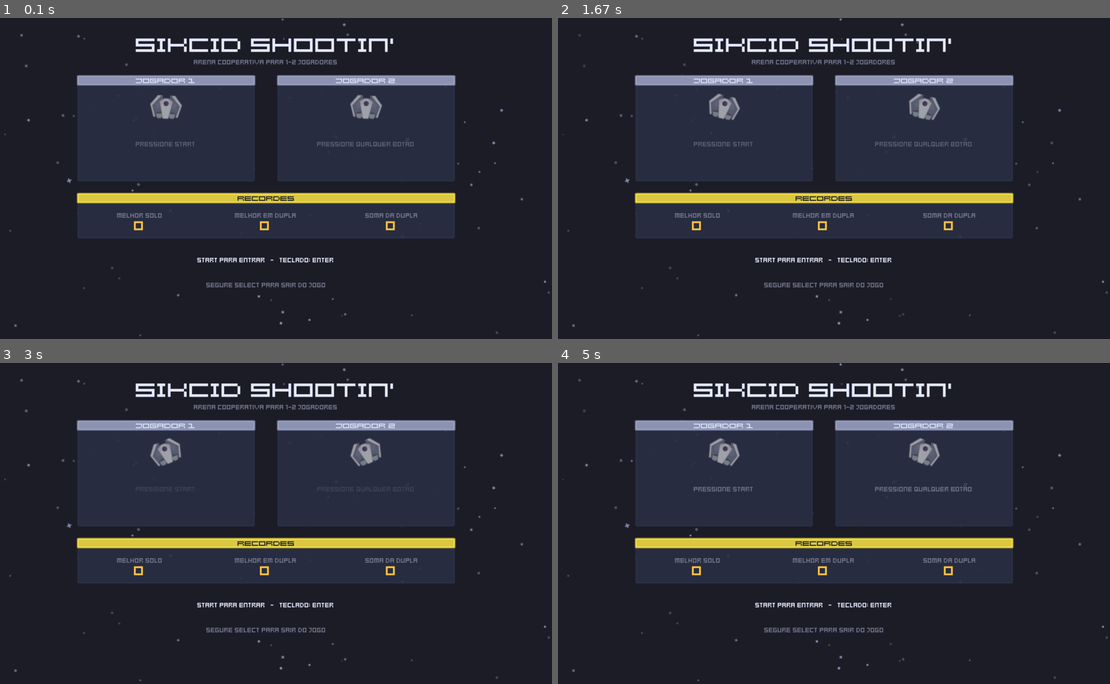
Above: before the commit, frames 1-4 (two rows, left to right).
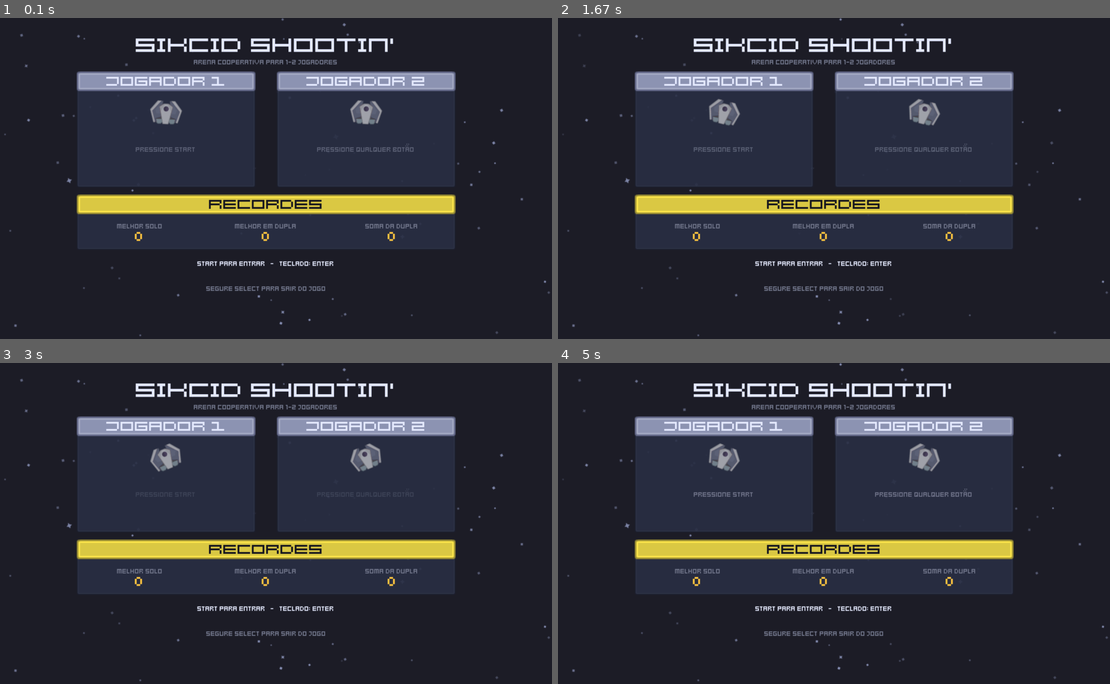
Above: after the commit, the same moments.

Repository: refeals/sikcid-shooting
Game: LÖVE game, started from main.lua
Same seed, same stepped clock (60 frames per second), same inputs: the game is played once before the commit and once after it.
Inputs:
- Up to frame 1 (0.1 s): no input
- Up to frame 2 (1.67 s): hold Right 0.33-0.8 s; hold Right 0.83-1.3 s; hold Left from 1.33 s (still down)
- Up to frame 3 (3 s): release Left at 1.87 s; hold Left 1.9-2.37 s; hold Right from 2.4 s (still down)
- Up to frame 4 (5 s): release Right at 3.03 s; hold Left 3.07-3.53 s; hold Right 3.57-4.03 s; hold Right 4.07-4.53 s; hold Left from 4.57 s (still down)

The runs differ from the first frame. In frame 1, 11% of the frame differs, in the area x 13-83%, y 16-85%; in frame 2, 11%; in frame 3, 11%; in frame 4, 12%.

Commit message:
feat: clearer score digits, taller tabs, engine flame

Diff:
--- a/src/assets.lua
+++ b/src/assets.lua
@@ -108,10 +108,29 @@
   return sheets
 end
 
-local function extractSprite(sheet, rect)
+-- Turns a sprite into greyscale, normalized so its brightest opaque texel is
+-- white. Tinting a colored sprite multiplies colors (an orange flame tinted
+-- blue comes out green); a white-based one takes the tint exactly.
+local function toGrey(data)
+  local maxLum = 0
+  data:mapPixel(function(_, _, r, g, b, a)
+    local lum = 0.299 * r + 0.587 * g + 0.114 * b
+    if a > 0 and lum > maxLum then maxLum = lum end
+    return lum, lum, lum, a
+  end)
+  if maxLum <= 0 then return end
+  local k = 1 / maxLum
+  data:mapPixel(function(_, _, r, _, _, a)
+    local v = math.min(1, r * k)
+    return v, v, v, a
+  end)
+end
+
+local function extractSprite(sheet, rect, grey)
   local x, y, w, h = rect[1], rect[2], rect[3], rect[4]
   local d = love.image.newImageData(w + PAD * 2, h + PAD * 2)
   d:paste(sheet.data, PAD, PAD, x, y, w, h)
+  if grey then toGrey(d) end
   alphaBleed(d)
   return newSmoothImage(d, true), w, h
 end
@@ -122,7 +141,7 @@
     local sheet = sheets[sheetId]
     local rect = sheet and sheet.rects[name]
     if rect then
-      local img, w, h = extractSprite(sheet, rect)
+      local img, w, h = extractSprite(sheet, rect, def.grey)
       Assets.sprites[role] = { image = img, w = w, h = h, rot = def.rot or 0 }
       Assets.loaded = Assets.loaded + 1
     else
--- a/src/config.lua
+++ b/src/config.lua
@@ -109,11 +109,13 @@
 
   -- Role -> "sheet:sprite". Every role is extracted once at boot (nothing is
   -- created during gameplay). `rot` is the sprite's own facing in radians
-  -- (Kenney ships point down = pi/2), subtracted when aiming it.
+  -- (Kenney ships point down = pi/2), subtracted when aiming it. `grey`
+  -- converts the sprite to white-based greyscale so setColor tints it exactly
+  -- (the engine flame takes the player's color).
   sprites = {
     playerShip   = { "ss2:spaceShips_002", rot = math.pi / 2 },
-    engineFlame1 = { "ss2:spaceEffects_001", rot = -math.pi / 2 },
-    engineFlame2 = { "ss2:spaceEffects_002", rot = -math.pi / 2 },
+    engineFlame1 = { "ss2:spaceEffects_001", rot = -math.pi / 2, grey = true },
+    engineFlame2 = { "ss2:spaceEffects_002", rot = -math.pi / 2, grey = true },
     orb          = { "ss2:spaceParts_080" },
     shot         = { "ss2:spaceMissiles_012", rot = -math.pi / 2 },
     missile      = { "ss2:spaceMissiles_003", rot = -math.pi / 2 },
@@ -138,7 +140,8 @@
   -- collision circle for readability, never the other way around.
   size = {
     playerShip = 24,
-    engineFlame = 12,
+    engineFlame = 18,         -- outer flame, tinted with the player color
+    engineCore = 10,          -- white-hot core drawn over it
     orb = 10,
     shot = 8,
     missile = 15,
@@ -164,6 +167,10 @@
   },
   gridAlpha = 0.18,           -- the 40px arena grid, kept faint under the stars
   door = { thick = 18, light = 7 },  -- hatch depth into the arena / light size
+  -- Player engine flame (additive): two frames flickering, stretched longer
+  -- the faster the ship moves (stretchMin at flameMinSpeed, stretchMax at
+  -- full speed).
+  engine = { flickerRate = 20, coreAlpha = 0.9, stretchMin = 0.8, stretchMax = 1.25 },
   enemyTurnRate = 10,     -- how fast enemy sprites ease toward their heading
   tankSpin = 0.8,         -- rad/s: the tank (a station) slowly rotates in place
   enemyShotSpin = 6,      -- rad/s: enemy star shots spin
@@ -178,7 +185,13 @@
     panel = { 0.16, 0.18, 0.25, 0.90 },
     panelLight = { 0.28, 0.30, 0.40, 0.95 },
     neutral = { 0.55, 0.57, 0.66, 1 },   -- tab color for screens owned by no one
-    tabH = 12,
+    -- Window title tab height. Rocket Square 16 caps are 10px, about half the
+    -- tab, the same proportion the old 12px tab had with the 8px font. The
+    -- tab's bevel takes ~4px top and bottom, so accents and cedillas ("Ã",
+    -- "Ç") would sit on it: keep tab titles unaccented.
+    tabH = 22,
+    tabFont = "title",                   -- window title tab font role
+    hudTab = { w = 24, h = 14 },         -- the "P1"/"P2" tab in the 40px HUD strip
   },
 
   -- Kenney pixel fonts sit on an 8px grid: only multiples of 8 keep every
@@ -189,8 +202,10 @@
     big   = { file = "assets/art/Fonts/Kenney Rocket Square.ttf", size = 24 },
     body  = { file = "assets/art/Fonts/Kenney Mini Square.ttf", size = 8 },
     large = { file = "assets/art/Fonts/Kenney Mini Square.ttf", size = 16 },
-    mono  = { file = "assets/art/Fonts/Kenney Mini Square Mono.ttf", size = 8 },
-    monoLarge = { file = "assets/art/Fonts/Kenney Mini Square Mono.ttf", size = 16 },
+    -- Scores and records. Kenney Mini (not the Square cut): its chamfered "0"
+    -- reads as a zero, where the Square fonts draw a plain box. It is not
+    -- monospaced, so it is drawn with UI.digits (fixed cell per character).
+    digits = { file = "assets/art/Fonts/Kenney Mini.ttf", size = 16 },
   },
 
   -- Palette-swap shader (src/shaders.lua): which texels count as "Kenney red"
--- a/src/entities/player.lua
+++ b/src/entities/player.lua
@@ -230,14 +230,25 @@
 
   local fx, fy = math.cos(self.angle), math.sin(self.angle)
 
-  -- Engine flame behind the ship while moving (two frames flickering).
+  -- Engine flame behind the ship while moving (two frames flickering): an
+  -- outer flame in the player's color with a white core over it, both
+  -- additive and longer the faster the ship goes. Each layer is anchored so
+  -- its near end stays at the ship's tail while it stretches.
   local speed2 = self.vx * self.vx + self.vy * self.vy
   if speed2 > P.flameMinSpeed * P.flameMinSpeed then
-    local frame = math.floor(self.engineT * 20) % 2 == 0 and "engineFlame1" or "engineFlame2"
+    local E = Config.ART.engine
+    local frame = math.floor(self.engineT * E.flickerRate) % 2 == 0 and "engineFlame1" or "engineFlame2"
+    local t = math.min(1, (math.sqrt(speed2) - P.flameMinSpeed) / (P.speed - P.flameMinSpeed))
+    local stretch = E.stretchMin + (E.stretchMax - E.stretchMin) * t
     local back = SIZE.playerShip * 0.5
+    local rot = self.angle + math.pi
+    local d = back + SIZE.engineFlame * 0.5 * (stretch - 1)
     g.setBlendMode("add")
-    g.setColor(1, 1, 1, 1)
-    Assets.draw(frame, self.x - fx * back, self.y - fy * back, self.angle + math.pi, SIZE.engineFlame)
+    g.setColor(c[1], c[2], c[3], 1)
+    Assets.draw(frame, self.x - fx * d, self.y - fy * d, rot, SIZE.engineFlame, 1, stretch)
+    d = back + SIZE.engineCore * 0.5 * (stretch - 1)
+    g.setColor(1, 1, 1, E.coreAlpha)
+    Assets.draw(frame, self.x - fx * d, self.y - fy * d, rot, SIZE.engineCore, 1, stretch)
     g.setBlendMode("alpha")
   end
 
--- a/src/hud.lua
+++ b/src/hud.lua
@@ -20,6 +20,7 @@
 local COMBO_BAR_W = 92
 local ICON = 11               -- power-up badge size
 local ICON_GAP = 3
+local PLAYER_TAGS = { "P1", "P2" }   -- built once: no string concat per frame
 
 local function drawPowerups(p, x, y)
   local list = p.powerups
@@ -41,18 +42,22 @@
   local C = Config.COLORS
   UI.panel(x, y, PANEL_W, PANEL_H)
 
-  -- Row 1: tab, score, lives.
-  UI.tab(p.color, "P" .. p.index, x + PAD, y + PAD, 22, 11)
-  local mono = Assets.font("monoLarge")
+  -- Row 1: tab, score, lives. The score's baseline sits on the tab's bottom
+  -- edge and the lives are centered on the tab.
+  local tab = Config.ART.ui.hudTab
+  UI.tab(p.color, PLAYER_TAGS[p.index], x + PAD, y + PAD, tab.w, tab.h)
+  local font = Assets.font("digits")
   local score = string.format("%07d", p.score)
-  UI.text("monoLarge", score, x + PAD + 28, y + PAD + 11 - mono:getAscent(), p.out and C.textDim or C.text)
+  local sx = x + PAD + tab.w + 6
+  local sw = UI.digits("digits", score, sx, y + PAD + tab.h - font:getAscent(), p.out and C.textDim or C.text)
 
-  local lx = x + PAD + 28 + mono:getWidth(score) + 10
+  local lx = sx + sw + 10
+  local midY = y + PAD + tab.h * 0.5
   if p.out then
-    UI.text("body", "FORA", lx, y + PAD + 2, C.textDim)
+    UI.text("body", "FORA", lx, midY - 3, C.textDim)
   else
     for i = 1, p.lives do
-      Player.drawShip(p.color, lx + (i - 1) * LIFE_GAP, y + PAD + 5, -math.pi / 2, Config.ART.size.hudLife)
+      Player.drawShip(p.color, lx + (i - 1) * LIFE_GAP, midY, -math.pi / 2, Config.ART.size.hudLife)
     end
   end
 
--- a/src/states/gameover.lua
+++ b/src/states/gameover.lua
@@ -9,6 +9,7 @@
 local Audio  = require("src.audio")
 local Music  = require("src.music")
 local UI     = require("src.ui")
+local Assets = require("src.assets")
 local Starfield = require("src.starfield")
 
 local GameOver = {}
@@ -53,8 +54,8 @@
 local function drawPlayerColumn(s, i, x, y, w)
   local C = Config.COLORS
   local color = Config.PLAYER_COLORS[i]
-  local top = UI.window(x, y, w, 64, string.format("JOGADOR %d", i), color)
-  UI.text("monoLarge", string.format("%07d", s.scores[i] or 0), x, top + 6, C.text, w, "center")
+  local top = UI.window(x, y, w, 74, string.format("JOGADOR %d", i), color)
+  UI.digits("digits", string.format("%07d", s.scores[i] or 0), x, top + 6, C.text, w, "center")
   UI.text("body", string.format("COMBO MÁX  %d", s.combos[i] or 0), x, top + 32, C.textDim, w, "center")
 end
 
@@ -74,8 +75,15 @@
   if s.playerCount >= 2 then
     drawPlayerColumn(s, 1, W * 0.5 - 212, 74, 200)
     drawPlayerColumn(s, 2, W * 0.5 + 12, 74, 200)
-    UI.text("title", string.format("TOTAL DA DUPLA  %d", (s.scores[1] or 0) + (s.scores[2] or 0)),
-      0, 150, C.text, W, "center")
+    -- Label in the title font, the number in the digits font (Rocket Square
+    -- draws "0" as a box), centered together.
+    local label = "TOTAL DA DUPLA  "
+    local total = tostring((s.scores[1] or 0) + (s.scores[2] or 0))
+    local lw = Assets.font("title"):getWidth(label)
+    local x0 = math.floor((W - lw - UI.digitsWidth("digits", total)) * 0.5)
+    UI.text("title", label, x0, 154, C.text)
+    UI.digits("digits", total, x0 + lw, 154 + Assets.font("title"):getAscent() - Assets.font("digits"):getAscent(),
+      C.text)
   else
     drawPlayerColumn(s, 1, W * 0.5 - 100, 74, 200)
   end
@@ -84,7 +92,7 @@
   local beat = s.beat
   local rw = 424
   local rx = W * 0.5 - rw * 0.5
-  local top = UI.window(rx, 176, rw, 66, "RECORDES", C.textWarn)
+  local top = UI.window(rx, 178, rw, 76, "RECORDES", C.textWarn)
   local labels = {
     { key = "solo", text = "MELHOR SOLO",     value = Save.get("solo") },
     { key = "duo",  text = "MELHOR EM DUPLA", value = Save.get("duo") },
@@ -97,7 +105,7 @@
     local isNew = beat[L.key]
     local on = isNew and math.floor(self.blink * 6) % 2 == 0
     UI.text("body", L.text, x, top + 8, C.textDim, cw, "center")
-    UI.text("monoLarge", tostring(L.value), x, top + 14, on and C.textWarn or (isNew and C.text or C.textDim),
+    UI.digits("digits", tostring(L.value), x, top + 14, on and C.textWarn or (isNew and C.text or C.textDim),
       cw, "center")
     if isNew then
       UI.text("body", "NOVO RECORDE!", x, top + 40, on and C.textWarn or C.text, cw, "center")
--- a/src/states/lobby.lua
+++ b/src/states/lobby.lua
@@ -240,7 +240,7 @@
 local function drawRecord(label, value, x, y, w)
   local C = Config.COLORS
   UI.text("body", label, x, y, C.textDim, w, "center")
-  UI.text("monoLarge", tostring(value), x, y + 6, C.textWarn, w, "center")
+  UI.digits("digits", tostring(value), x, y + 6, C.textWarn, w, "center")
 end
 
 function Lobby:draw()
@@ -254,14 +254,14 @@
   UI.text("big", "SIKCID SHOOTIN'", 0, 14, C.text, W, "center")
   UI.text("body", "ARENA COOPERATIVA PARA 1-2 JOGADORES", 0, 44, C.textDim, W, "center")
 
-  local sw, sh = 200, 120
-  drawSlot(1, W * 0.5 - sw - 12, 64, sw, sh)
-  drawSlot(2, W * 0.5 + 12, 64, sw, sh)
+  local sw, sh = 200, 130
+  drawSlot(1, W * 0.5 - sw - 12, 60, sw, sh)
+  drawSlot(2, W * 0.5 + 12, 60, sw, sh)
 
   -- Records: best solo, best single score in a duo, best duo total.
   local rw = 2 * sw + 24
   local rx = W * 0.5 - rw * 0.5
-  local top = UI.window(rx, 196, rw, 52, "RECORDES", C.textWarn)
+  local top = UI.window(rx, 198, rw, 62, "RECORDES", C.textWarn)
   local cw = rw / 3
   drawRecord("MELHOR SOLO", Save.get("solo"), rx, top + 8, cw)
   drawRecord("MELHOR EM DUPLA", Save.get("duo"), rx + cw, top + 8, cw)
@@ -271,12 +271,12 @@
   local hint = bound
     and "START PARA COMEÇAR   -   BACK PARA SAIR DO SLOT"
     or  "START PARA ENTRAR   -   TECLADO: ENTER"
-  UI.text("body", hint, 0, 266, C.text, W, "center")
+  UI.text("body", hint, 0, 270, C.text, W, "center")
   if bound then
-    UI.text("body", "D-PAD TROCA A COR   -   Y SORTEIA", 0, 280, C.text, W, "center")
-  end
-  UI.text("body", "SEGURE SELECT PARA SAIR DO JOGO", 0, 294, C.textDim, W, "center")
-  UI.exitBar(W * 0.5, 310)
+    UI.text("body", "D-PAD TROCA A COR   -   Y SORTEIA", 0, 284, C.text, W, "center")
+  end
+  UI.text("body", "SEGURE SELECT PARA SAIR DO JOGO", 0, 298, C.textDim, W, "center")
+  UI.exitBar(W * 0.5, 314)
 
   if Config.DEBUG then
     UI.text("body", string.format("FPS %d  devices %d", love.timer.getFPS(), Input.count), 4, H - 12, C.textDim)
--- a/src/states/pause.lua
+++ b/src/states/pause.lua
@@ -118,7 +118,9 @@
     line1 = "RECONECTE O CONTROLE PARA CONTINUAR"
     line2 = "BACK ABANDONA A PARTIDA"
   elseif self.confirmQuit then
-    title, tab = "CONFIRMAÇÃO", C.doorWarn
+    -- No accents in tab titles: they would sit on the tab's bevel (see
+    -- Config.ART.ui.tabH).
+    title, tab = "CONFIRMAR", C.doorWarn
     headline, headColor = "ABANDONAR A PARTIDA?", C.doorWarn
     line1 = "BACK CONFIRMA   -   START CONTINUA JOGANDO"
     line2 = "O PROGRESSO DESTA PARTIDA É PERDIDO"
@@ -130,7 +132,7 @@
     line2 = "SEGURE SELECT PARA SAIR DO JOGO"
   end
 
-  local pw, ph = 340, 92
+  local pw, ph = 360, 102
   local px, py = math.floor((W - pw) * 0.5), math.floor((H - ph) * 0.5)
   local top = UI.window(px, py, pw, ph, title, tab)
   -- Rocket Square is wide: only the short "PAUSA" fits the big size.
--- a/src/ui.lua
+++ b/src/ui.lua
@@ -17,6 +17,13 @@
 
 local img = {}
 local panelQuads = {}         -- 9-slice quads per panel style
+
+-- UI.digits: one-character strings for every printable byte (built once, so
+-- drawing a score never creates strings) and, per font role, the width of its
+-- widest digit, used as the fixed cell of every character.
+local CHARS = {}
+for b = 32, 126 do CHARS[b] = string.char(b) end
+local digitCell = {}
 local PANEL_BORDER = 8        -- texels kept unstretched at each panel edge
 
 local PANELS = {
@@ -61,6 +68,13 @@
   img.trackR = Assets.uiImage("Extra/bar_shadow_round_small_r")
   img.badge = Assets.uiImage("Grey/bar_round_large_square", true)
   img.crosshair = Assets.uiImage("Extra/crosshair_b", true)
+
+  for role in pairs(Config.ART.fonts) do
+    local font = Assets.font(role)
+    local w = 0
+    for b = 48, 57 do w = math.max(w, font:getWidth(CHARS[b])) end
+    digitCell[role] = w
+  end
 end
 
 -- 9-slice panel. `color` tints the whole panel ({r,g,b,a}); defaults to the
@@ -140,7 +154,7 @@
   UI.panel(x, y, w, h, panelColor)
   local th = Config.ART.ui.tabH
   if title then
-    UI.tab(tabColor or Config.ART.ui.neutral, title, x, y, w, th)
+    UI.tab(tabColor or Config.ART.ui.neutral, title, x, y, w, th, Config.ART.ui.tabFont)
   end
   -- Same content origin with or without a tab, so layouts don't shift.
   return y + th
@@ -201,4 +215,31 @@
   love.graphics.setFont(Assets.font("body"))
 end
 
+-- Width UI.digits would take for `str` in a font role.
+function UI.digitsWidth(fontRole, str)
+  return digitCell[fontRole] * #str
+end
+
+-- Numbers in a proportional font without jitter: every character is centered
+-- in a fixed cell (the widest digit), so a score never shifts as it changes.
+-- Same alignment rules as UI.text; returns the drawn width.
+function UI.digits(fontRole, str, x, y, color, w, align)
+  local font = Assets.font(fontRole)
+  local cell = digitCell[fontRole]
+  local n = #str
+  local total = cell * n
+  if w then
+    if align == "center" then x = x + (w - total) * 0.5
+    elseif align == "right" then x = x + w - total end
+  end
+  love.graphics.setFont(font)
+  love.graphics.setColor(color or Config.COLORS.text)
+  for i = 1, n do
+    local ch = CHARS[str:byte(i)] or CHARS[63]   -- "?" for anything unprintable
+    love.graphics.print(ch, math.floor(x + (i - 1) * cell + (cell - font:getWidth(ch)) * 0.5), math.floor(y))
+  end
+  love.graphics.setFont(Assets.font("body"))
+  return total
+end
+
 return UI
